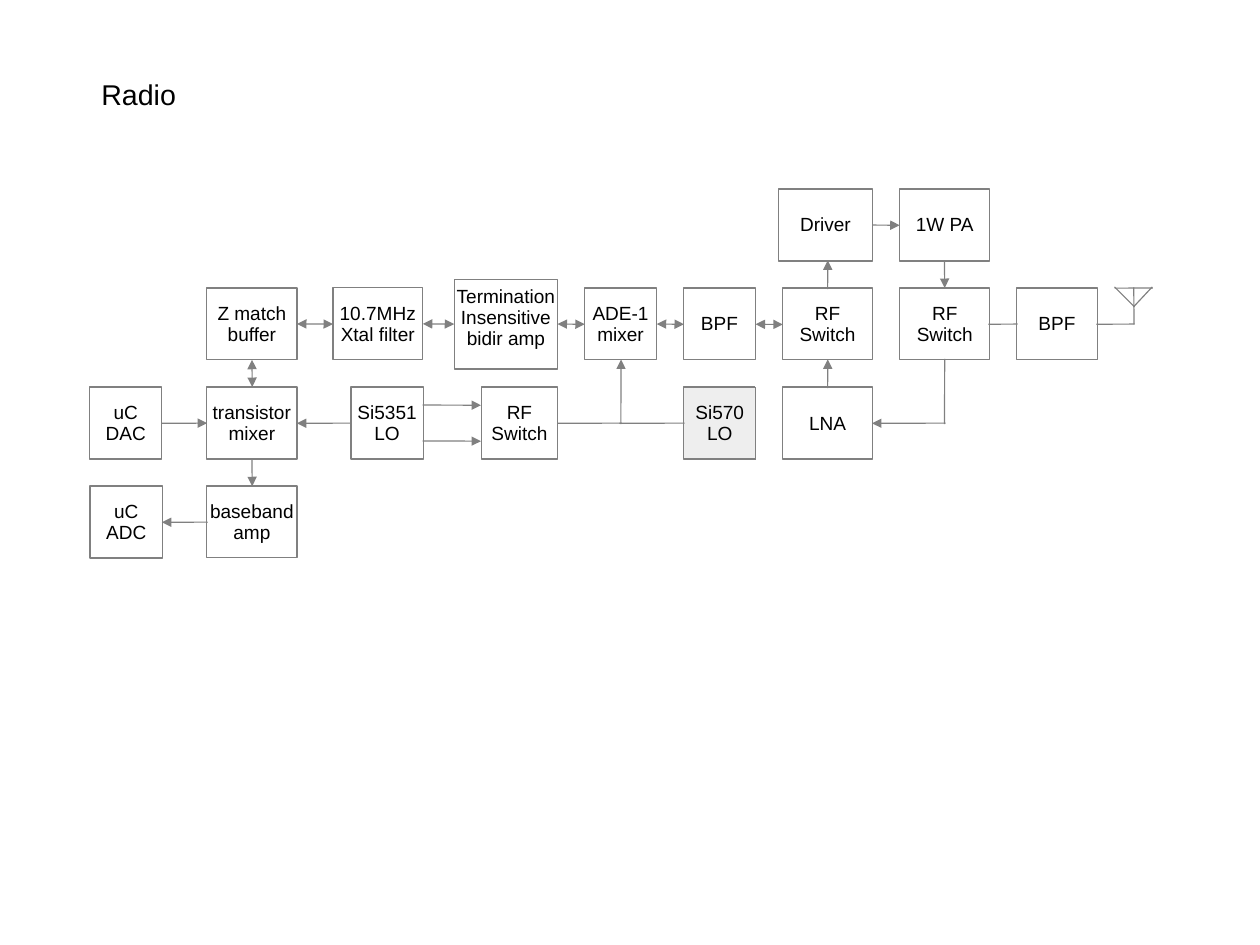
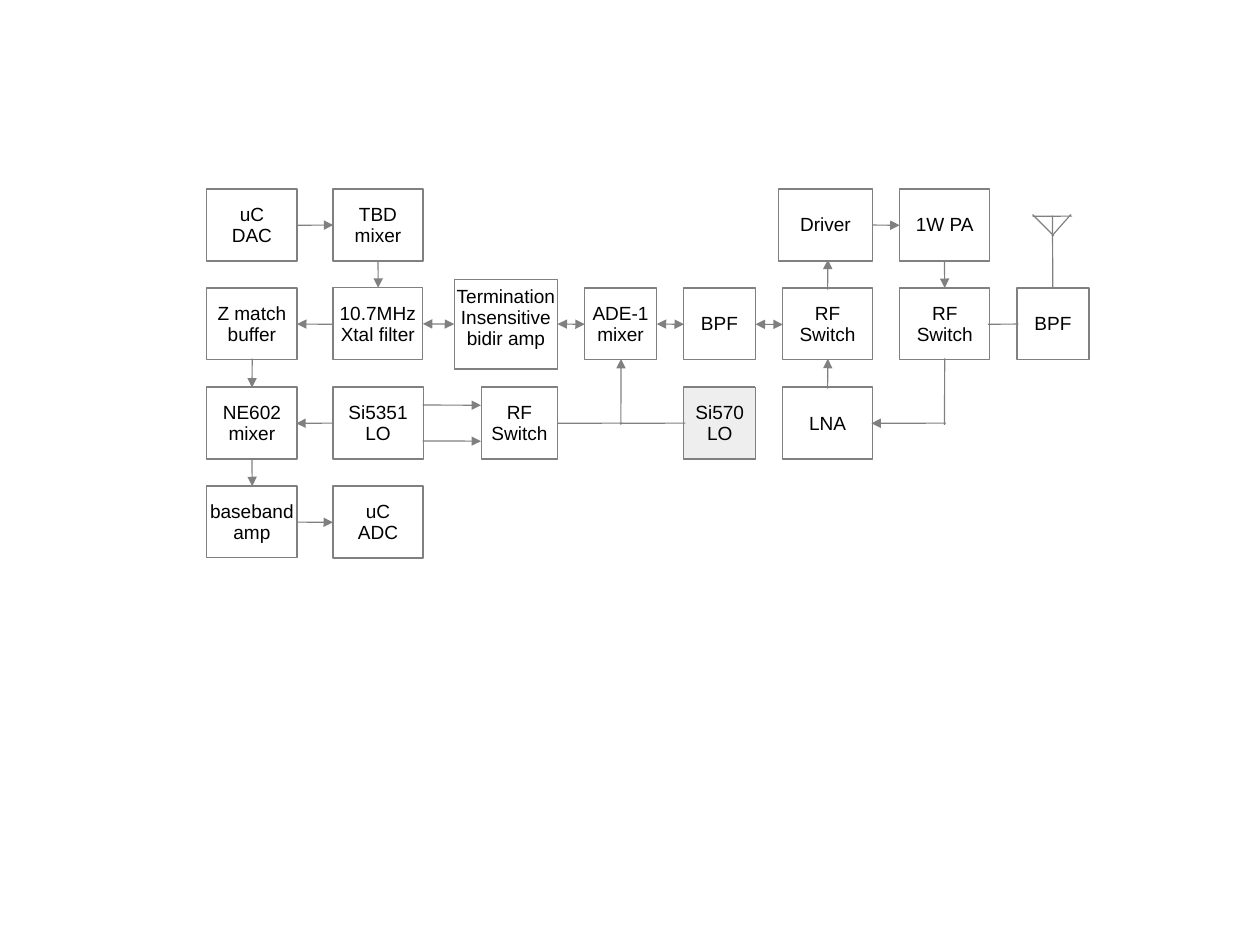
Before and after one commit to svn2github/Freetel, a slide deck: slide 3 of sm2000/doc/sm201- Block Diagram v0.1.ppt. Drawn at 1260x945 pixels with LibreOffice and Linux fonts; fonts in the diff are those of the drawing. Boxes give left, top, right and bottom in pixels: in the first picture for what was removed or moved away, otherwise in the second. Text is boxed around its words. In the diff, an @@ line names an element or a change of style, - is before the commit and + after.

```diff
--- a/sm2000/doc/sm201- Block Diagram v0.1.ppt
+++ b/sm2000/doc/sm201- Block Diagram v0.1.ppt
@@ text removed at (101, 84, 176, 106) @@
-Radio
@@ rectangle "uC": place and size @@
-rectangle "uC" at (89, 388, 161, 460)
+rectangle "uC" at (207, 189, 297, 261)
@@ rectangle added at (333, 189, 423, 261), fill #FFFFFF, outline #808080 0.74 pt, 12 pt, text #000000 @@
+TBD
+mixer
@@ line moved from (1134, 325) - (1098, 325) to (334, 225) - (297, 225) @@
@@ line (334, 225) - (297, 225): line to arrow @@
@@ line moved from (1153, 288) - (1116, 288) to (1072, 216) - (1034, 216) @@
@@ line moved from (1134, 306) - (1153, 287) to (1054, 236) - (1034, 215) @@
@@ line moved from (1134, 306) - (1116, 287) to (1053, 236) - (1071, 215) @@
@@ line moved from (1134, 288) - (1134, 324) to (1053, 216) - (1053, 288) @@
@@ arrow added from (378, 261) to (378, 288), #808080 0.74 pt @@
@@ rectangle "BPF": place and size @@
-rectangle "BPF" at (1016, 288, 1098, 360)
+rectangle "BPF" at (1018, 288, 1090, 360)
@@ double arrow (297, 325) - (333, 325): double arrow to arrow @@
@@ double arrow moved from (252, 360) - (253, 388) to (252, 388) - (253, 359) @@
@@ double arrow (252, 388) - (253, 359): double arrow to arrow @@
@@ rectangle "Si5351": place and size @@
-rectangle "Si5351" at (351, 388, 423, 460)
+rectangle "Si5351" at (333, 388, 423, 460)
@@ text in rectangle at (223, 405, 281, 420): text changed @@
-transistor
+NE602
@@ arrow removed from (161, 423) to (207, 423) @@
@@ arrow moved from (351, 423) - (297, 423) to (334, 423) - (296, 423) @@
@@ rectangle "uC": place and size @@
-rectangle "uC" at (90, 486, 162, 558)
+rectangle "uC" at (333, 486, 423, 558)
@@ arrow moved from (207, 523) - (162, 523) to (297, 523) - (333, 523) @@
```
Also in this commit, not shown: 1 other slide changed, 1 slide added, 2 other files.
